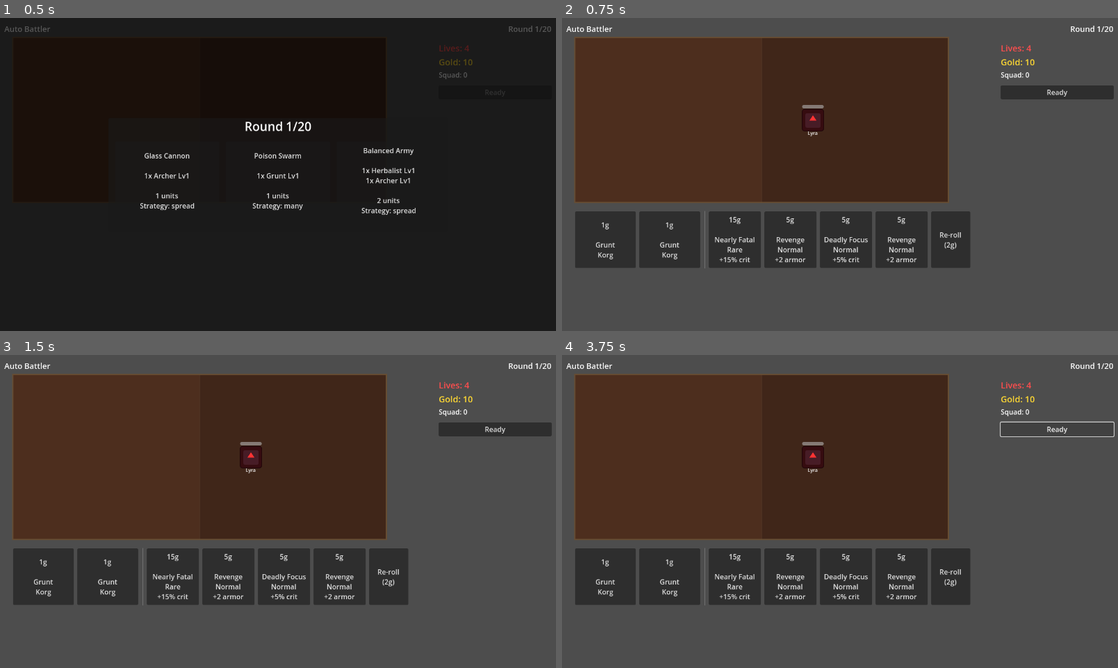
Above: before the commit, frames 1-4 (two rows, left to right).
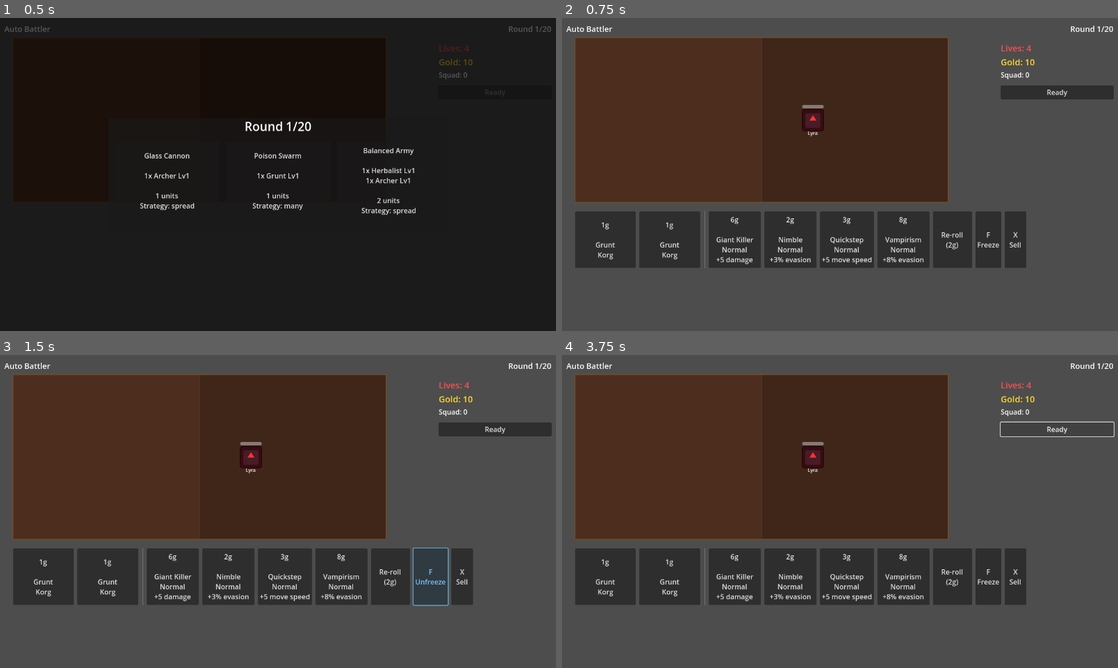
Above: after the commit, the same moments.

Repository: MarcelineVPQ/auto_battler
Game: Godot game, scene res://scenes/main.tscn
The game is run twice, just before and just after one commit, with the same random seed, the same clock (stepped at 60 frames per second) and the same inputs. The engine's default icon, where the game draws it, is replaced by a stand-in: a white triangle on a blue panel in a dark square.
Inputs (mouse positions are in pixels of both pictures, inside the frame that each line leads up to):
- Up to frame 1 (0.5 s): no input
- Up to frame 2 (0.75 s): click "Glass Cannon 1x Archer Lv1 1 …" at 0.5 s
- Up to frame 3 (1.5 s): click (428, 577) at 1.25 s, where only the run after the commit has a clickable "F Freeze"
- Up to frame 4 (3.75 s): click (990, 577) at 2 s, where only the run after the commit has a clickable "F Unfreeze"; click (1017, 577) at 2.75 s, where only the run after the commit has a clickable "X Sell"; click "Ready" at 3.5 s

Frame 1 is identical in both runs. In frame 2, 2.7% of the frame differs, in the area x 27-84%, y 61-80%; in frame 3, 3.1%, in the area x 27-85%, y 61-81%; in frame 4, 2.7%.

Commit message:
Add 30 upgrade cards, sell units (X), and freeze shop (F)
Expanded upgrade pool from 7 to 30 cards across four price tiers
(2-3g cheap, 4-6g mid, 8-12g expensive, 15g rare) covering all
stat types.

Sell: select a player hero and press X or click the Sell button to
remove it and refund its base farm cost.

Freeze: press F or click the Freeze button to lock the current shop
so it carries over to the next round instead of re-rolling. Toggles
off after one round or manually.

Co-Authored-By: Claude Opus 4.6 <noreply@anthropic.com>

Diff:
--- a/resources/units/archer.tres
+++ b/resources/units/archer.tres
@@ -22,4 +22,4 @@
 ability_name = "Volley"
 ability_cooldown = 7.0
 skill_name = ""
-boosted_stats = PackedStringArray("Damage", "Crit Chance")
+boosted_stats = []
--- a/resources/units/assassin.tres
+++ b/resources/units/assassin.tres
@@ -22,4 +22,4 @@
 ability_name = "Shadowstrike"
 ability_cooldown = 5.0
 skill_name = ""
-boosted_stats = PackedStringArray("Crit Chance", "Evasion")
+boosted_stats = []
--- a/resources/units/grunt.tres
+++ b/resources/units/grunt.tres
@@ -22,4 +22,4 @@
 ability_name = "Frenzy"
 ability_cooldown = 6.0
 skill_name = ""
-boosted_stats = PackedStringArray("Attack Speed", "Move Speed")
+boosted_stats = []
--- a/resources/units/herbalist.tres
+++ b/resources/units/herbalist.tres
@@ -22,4 +22,4 @@
 ability_name = "Magic Potions"
 ability_cooldown = 6.0
 skill_name = ""
-boosted_stats = PackedStringArray("Damage", "Damage")
+boosted_stats = []
--- a/resources/units/priest.tres
+++ b/resources/units/priest.tres
@@ -22,4 +22,4 @@
 ability_name = "Holy Armor"
 ability_cooldown = 4.0
 skill_name = "Double Strike"
-boosted_stats = PackedStringArray("Mana")
+boosted_stats = []
--- a/resources/units/tank.tres
+++ b/resources/units/tank.tres
@@ -22,4 +22,4 @@
 ability_name = "Shield Bash"
 ability_cooldown = 7.36
 skill_name = ""
-boosted_stats = PackedStringArray("Attack Range", "Attack Speed")
+boosted_stats = []
--- a/resources/units/warlock.tres
+++ b/resources/units/warlock.tres
@@ -22,4 +22,4 @@
 ability_name = "Vulnerable Curse"
 ability_cooldown = 5.76
 skill_name = "Reflect"
-boosted_stats = PackedStringArray("Ability Speed")
+boosted_stats = []
--- a/scripts/main.gd
+++ b/scripts/main.gd
@@ -27,13 +27,40 @@
 
 # Upgrade definitions
 var upgrade_pool: Array[Dictionary] = [
+	# ── Cheap (2-3g) ──
 	{"name": "Corrosive", "cost": 2, "rarity": "Normal", "desc": "+2 damage", "stat": "damage", "amount": 2},
 	{"name": "Exploit Weakness", "cost": 2, "rarity": "Normal", "desc": "+3 damage", "stat": "damage", "amount": 3},
 	{"name": "Toughness", "cost": 2, "rarity": "Normal", "desc": "+20 max HP", "stat": "max_hp", "amount": 20},
+	{"name": "Swift Strikes", "cost": 2, "rarity": "Normal", "desc": "+0.1 atk/s", "stat": "attacks_per_second", "amount": 0.1},
+	{"name": "Iron Skin", "cost": 2, "rarity": "Normal", "desc": "+1 armor", "stat": "armor", "amount": 1},
+	{"name": "Keen Edge", "cost": 2, "rarity": "Normal", "desc": "+2% crit", "stat": "crit_chance", "amount": 2.0},
+	{"name": "Nimble", "cost": 2, "rarity": "Normal", "desc": "+3% evasion", "stat": "evasion", "amount": 3.0},
+	{"name": "Quickstep", "cost": 3, "rarity": "Normal", "desc": "+5 move speed", "stat": "move_speed", "amount": 5.0},
+	{"name": "Longshot", "cost": 3, "rarity": "Normal", "desc": "+30 atk range", "stat": "attack_range", "amount": 30.0},
+	{"name": "Vitality", "cost": 3, "rarity": "Normal", "desc": "+15 max HP", "stat": "max_hp", "amount": 15},
+	{"name": "Poison Tip", "cost": 3, "rarity": "Normal", "desc": "+1 damage", "stat": "damage", "amount": 1},
+	# ── Mid (4-6g) ──
 	{"name": "Deadly Focus", "cost": 5, "rarity": "Normal", "desc": "+5% crit", "stat": "crit_chance", "amount": 5.0},
 	{"name": "Revenge", "cost": 5, "rarity": "Normal", "desc": "+2 armor", "stat": "armor", "amount": 2},
+	{"name": "Bloodlust", "cost": 5, "rarity": "Normal", "desc": "+0.2 atk/s", "stat": "attacks_per_second", "amount": 0.2},
+	{"name": "Eagle Eye", "cost": 5, "rarity": "Normal", "desc": "+50 atk range", "stat": "attack_range", "amount": 50.0},
+	{"name": "Adrenaline", "cost": 4, "rarity": "Normal", "desc": "+8 move speed", "stat": "move_speed", "amount": 8.0},
+	{"name": "Giant Killer", "cost": 6, "rarity": "Normal", "desc": "+5 damage", "stat": "damage", "amount": 5},
+	{"name": "Arcane Surge", "cost": 4, "rarity": "Normal", "desc": "+3 max mana", "stat": "max_mana", "amount": 3},
+	{"name": "Primed", "cost": 5, "rarity": "Normal", "desc": "+4% skill proc", "stat": "skill_proc_chance", "amount": 4.0},
+	{"name": "Fortify", "cost": 6, "rarity": "Normal", "desc": "+3 armor", "stat": "armor", "amount": 3},
+	# ── Expensive (8-12g) ──
 	{"name": "Sepsis", "cost": 8, "rarity": "Normal", "desc": "+5% skill proc", "stat": "skill_proc_chance", "amount": 5.0},
+	{"name": "Thorns", "cost": 8, "rarity": "Normal", "desc": "+4 armor", "stat": "armor", "amount": 4},
+	{"name": "Vampirism", "cost": 8, "rarity": "Normal", "desc": "+8% evasion", "stat": "evasion", "amount": 8.0},
+	{"name": "Berserk", "cost": 10, "rarity": "Normal", "desc": "+0.3 atk/s", "stat": "attacks_per_second", "amount": 0.3},
+	{"name": "Last Stand", "cost": 10, "rarity": "Normal", "desc": "+40 max HP", "stat": "max_hp", "amount": 40},
+	{"name": "Relentless", "cost": 10, "rarity": "Normal", "desc": "+12 move speed", "stat": "move_speed", "amount": 12.0},
+	# ── Rare (15g) ──
 	{"name": "Nearly Fatal", "cost": 15, "rarity": "Rare", "desc": "+15% crit", "stat": "crit_chance", "amount": 15.0},
+	{"name": "Invincible", "cost": 15, "rarity": "Rare", "desc": "+15% evasion", "stat": "evasion", "amount": 15.0},
+	{"name": "Haymaker", "cost": 15, "rarity": "Rare", "desc": "+10 damage", "stat": "damage", "amount": 10},
+	{"name": "Sniper", "cost": 15, "rarity": "Rare", "desc": "+100 atk range", "stat": "attack_range", "amount": 100.0},
 ]
 
 # Wave strategy definitions — each describes the enemy team composition
@@ -80,6 +107,11 @@
 var shop_bar: HBoxContainer
 var shop_buttons: Array[Button] = []
 var reroll_button: Button
+var freeze_button: Button
+var sell_button: Button
+
+# Shop freeze state
+var shop_frozen: bool = false
 
 # Upgrade targeting state
 var _targeting_upgrade: bool = false
@@ -239,7 +271,10 @@
 			unit.health_bar.value = unit.current_hp
 
 	_restore_squad()
-	_roll_shop()
+	if shop_frozen:
+		shop_frozen = false
+	else:
+		_roll_shop()
 	_show_shop()
 	GameManager.change_phase(GameManager.Phase.PREP)
 	_update_ui()
@@ -273,6 +308,18 @@
 	reroll_button.text = "Re-roll\n(%dg)" % GameManager.REROLL_COST
 	reroll_button.pressed.connect(_on_reroll_pressed)
 	shop_bar.add_child(reroll_button)
+
+	freeze_button = Button.new()
+	freeze_button.custom_minimum_size = Vector2(50, 130)
+	freeze_button.text = "F\nFreeze"
+	freeze_button.pressed.connect(_on_freeze_pressed)
+	shop_bar.add_child(freeze_button)
+
+	sell_button = Button.new()
+	sell_button.custom_minimum_size = Vector2(50, 130)
+	sell_button.text = "X\nSell"
+	sell_button.pressed.connect(_on_sell_pressed)
+	shop_bar.add_child(sell_button)
 
 func _roll_shop() -> void:
 	shop_slots.clear()
@@ -302,6 +349,7 @@
 
 	reroll_button.text = "Re-roll\n(%dg)" % GameManager.REROLL_COST
 	reroll_button.disabled = GameManager.gold < GameManager.REROLL_COST
+	_update_freeze_display()
 
 func _on_shop_card_pressed(idx: int) -> void:
 	if _targeting_upgrade:
@@ -398,6 +446,49 @@
 
 func _hide_shop() -> void:
 	shop_bar.visible = false
+
+# ── Sell ─────────────────────────────────────────────────────
+
+func _on_sell_pressed() -> void:
+	_sell_selected_unit()
+
+func _sell_selected_unit() -> void:
+	if _targeting_upgrade:
+		return
+	if GameManager.current_phase != GameManager.Phase.PREP:
+		return
+	if not board.selected_unit or not is_instance_valid(board.selected_unit):
+		return
+	if board.selected_unit.team != Unit.Team.PLAYER:
+		return
+	var unit := board.selected_unit
+	var refund := unit.unit_data.farm_cost
+	GameManager.gold += refund
+	GameManager.gold_changed.emit(GameManager.gold)
+	board.remove_unit(unit)
+	unit.queue_free()
+	board.deselect()
+	_hide_info_panel()
+	_update_ui()
+
+# ── Freeze Shop ──────────────────────────────────────────────
+
+func _on_freeze_pressed() -> void:
+	_toggle_freeze()
+
+func _toggle_freeze() -> void:
+	if GameManager.current_phase != GameManager.Phase.PREP:
+		return
+	shop_frozen = not shop_frozen
+	_update_freeze_display()
+
+func _update_freeze_display() -> void:
+	if shop_frozen:
+		freeze_button.text = "F\nUnfreeze"
+		freeze_button.modulate = Color(0.5, 0.8, 1.0)
+	else:
+		freeze_button.text = "F\nFreeze"
+		freeze_button.modulate = Color(1, 1, 1)
 
 # ── Stat Upgrades ───────────────────────────────────────────
 
@@ -557,6 +648,15 @@
 			_cancel_upgrade_targeting()
 			return
 
+	# Keyboard shortcuts
+	if event is InputEventKey and event.pressed:
+		if event.keycode == KEY_X:
+			_sell_selected_unit()
+			return
+		if event.keycode == KEY_F:
+			_toggle_freeze()
+			return
+
 	var local_pos := board.get_local_mouse_position()
 
 	if event is InputEventMouseButton and event.button_index == MOUSE_BUTTON_LEFT:
Not shown: 1 places in resources/units/archer.tres that only renumber resources
Not shown: 1 places in resources/units/assassin.tres that only renumber resources
Not shown: 1 places in resources/units/grunt.tres that only renumber resources
Not shown: 1 places in resources/units/herbalist.tres that only renumber resources
Not shown: 1 places in resources/units/priest.tres that only renumber resources
Not shown: 1 places in resources/units/tank.tres that only renumber resources
Not shown: 1 places in resources/units/warlock.tres that only renumber resources
Not shown, changed: CHANGELOG.md
Not shown, changed: README.md
